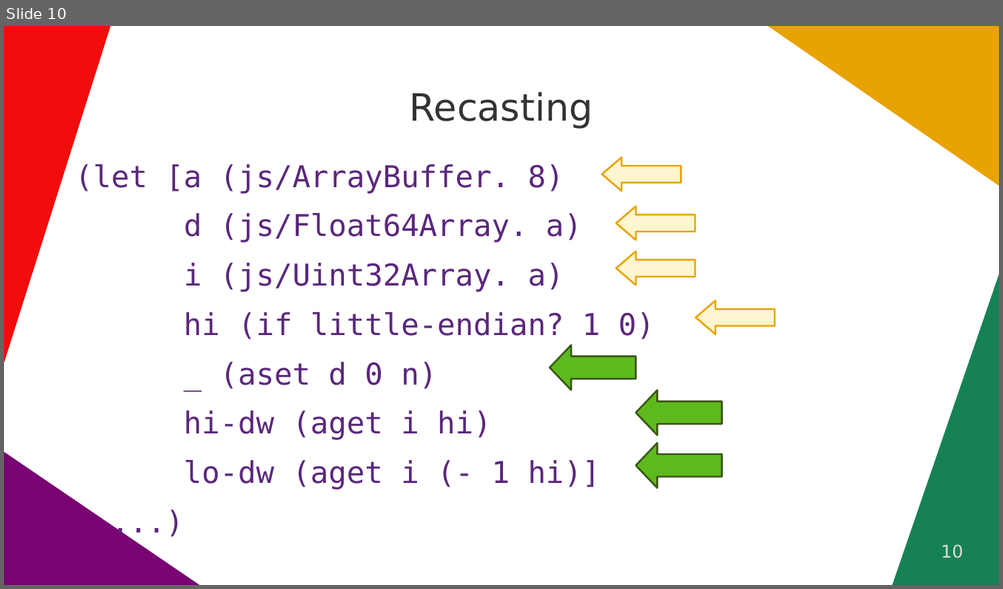
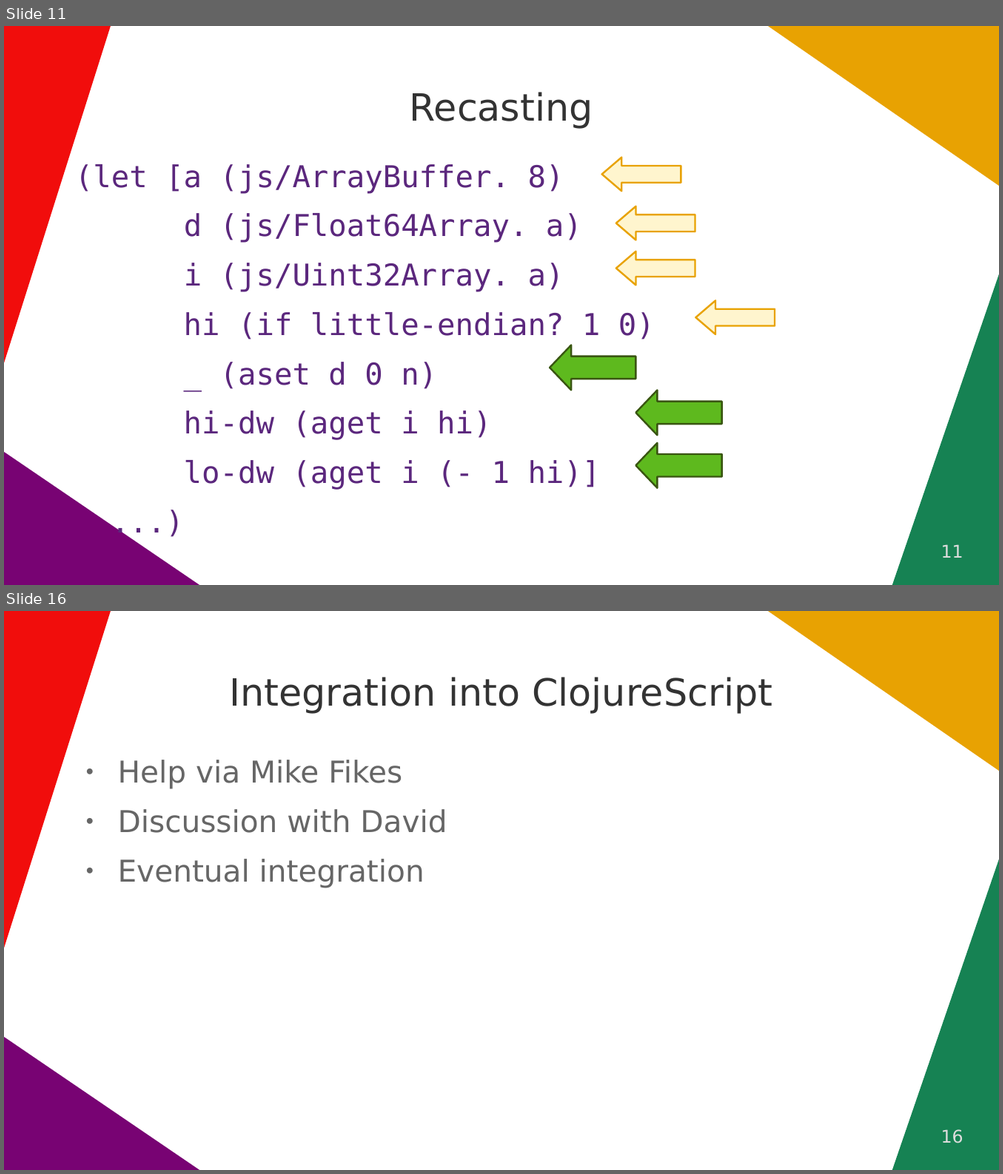
Before and after one commit to quoll/cljs-math, a slide deck: docs/ClojureDays2022.odp. Shown one above the other, each under a label of ours: slide 10 before the commit, slides 11 and 16 after it; the slides between them are not shown. The pictures are 1003x589 and 1003x1174 pixels, drawn with LibreOffice and Linux fonts; fonts in the diff are those of the drawing. Boxes give left, top, right and bottom in pixels: in the first picture for what was removed or moved away, otherwise in the second. Text is boxed around its words. In the diff, an @@ line names an element or a change of style, - is before the commit and + after.

```diff
--- a/docs/ClojureDays2022.odp
+++ b/docs/ClojureDays2022.odp
@@ slide 16 added at [4, 611, 999, 1170], background #FFFFFF; not listed: 4 template elements that a slide beside it also shows @@
@@ title added at [230, 677, 772, 714], 30 pt, text #333333 @@
+Integration into ClojureScript
@@ text added at [118, 760, 447, 888], 24 pt, text #666666 @@
+● Help via Mike Fikes
+● Discussion with David
+● Eventual integration
@@ page number added at [941, 1130, 963, 1144], 14 pt, text #DDDDDD @@
+16
@@ what was slide 10 is now slide 11 @@
@@ page number at [941, 545, 963, 558]: text changed @@
-10
+11
```
Also in this commit, not shown: 3 slides changed, 4 other slides added.
